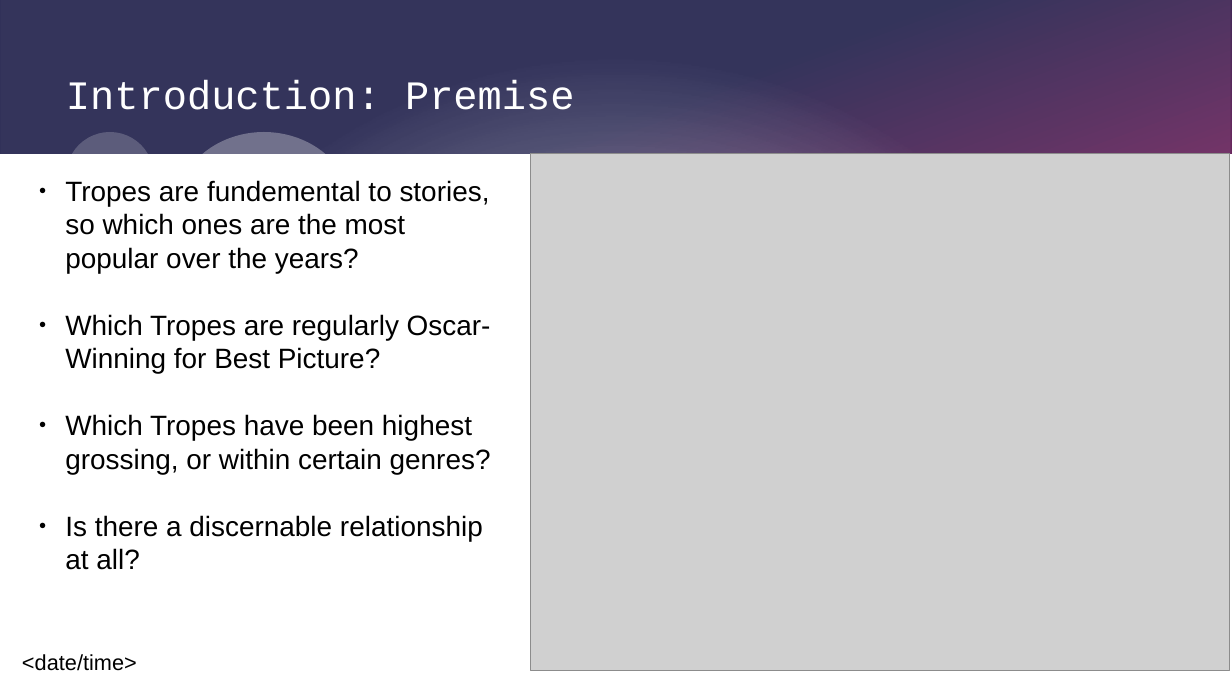
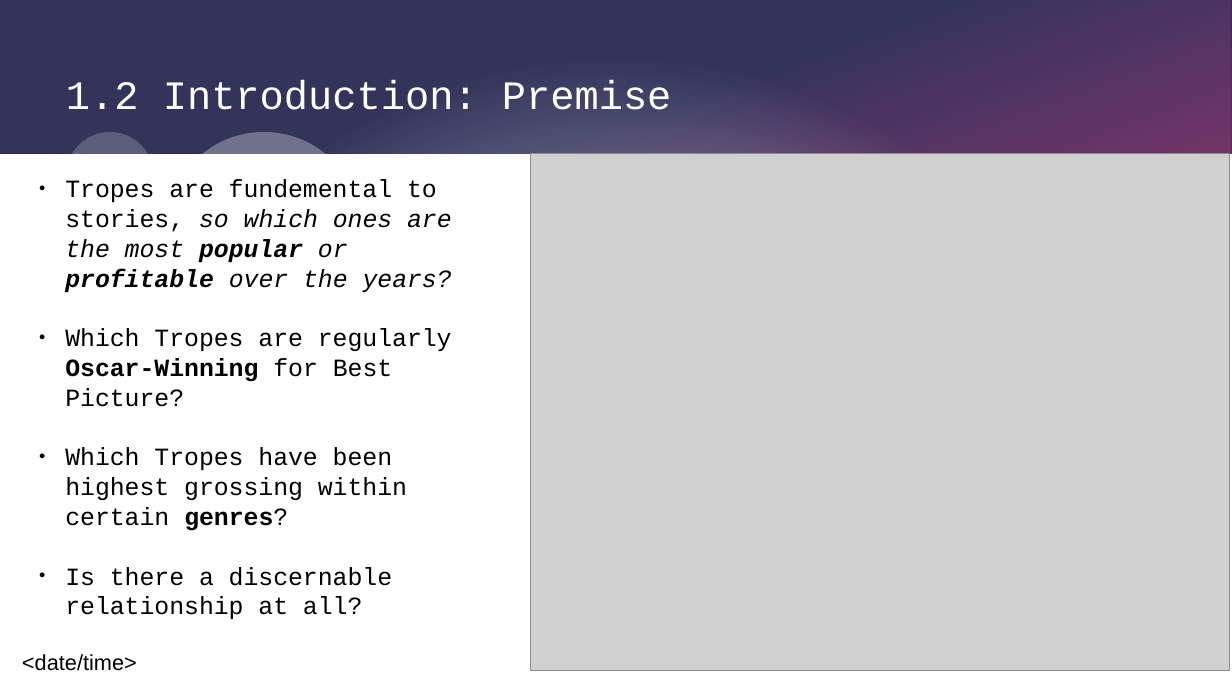
Before and after one commit to SacredFisher/Python_Project, a slide deck: slide 4 of SrikarP_FilmProject.pptx. Drawn at 1232x693 pixels with LibreOffice and Linux fonts; fonts in the diff are those of the drawing; grey boxes stand for pictures. Boxes give left, top, right and bottom in pixels: in the first picture for what was removed or moved away, otherwise in the second. Text is boxed around its words. In the diff, an @@ line names an element or a change of style, - is before the commit and + after.

```diff
--- a/SrikarP_FilmProject.pptx
+++ b/SrikarP_FilmProject.pptx
@@ title at (66, 80, 672, 110): text changed @@
-Introduction: Premise
+1.2 Introduction: Premise
@@ text at (65, 179, 452, 292): text changed; size 18 to 16 pt; font Arial to Courier New; italic on @@
-● Tropes are fundemental to stories, so which ones are the most popular over the years?
+● Tropes are fundemental to stories, so which ones are the most popular or profitable over the years?
@@ text at (65, 328, 452, 619): size 18 to 16 pt, font Arial to Courier New in "Which Tropes are regularly Oscar-Winning for Best ...", "Is there a discernable relationship at all?"; bold on in "Oscar-Winning" @@
@@ text at (65, 447, 407, 531): text changed; size 18 to 16 pt; font Arial to Courier New @@
-● Which Tropes have been highest grossing, or within certain genres?
+● Which Tropes have been highest grossing within certain genres?
```
Also in this commit, not shown: 10 other slides changed, 1 slide added, 1 slide removed, 1 other file.
